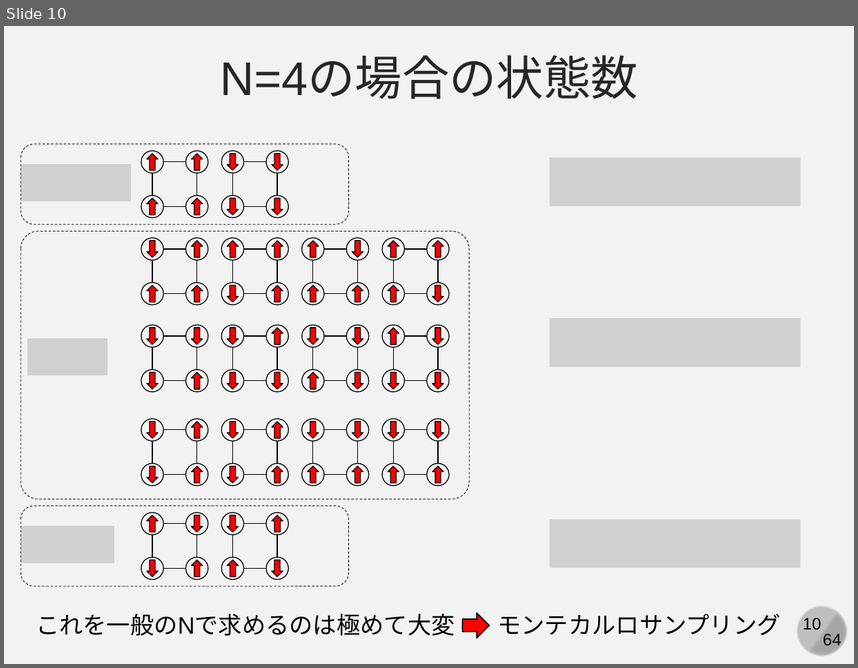
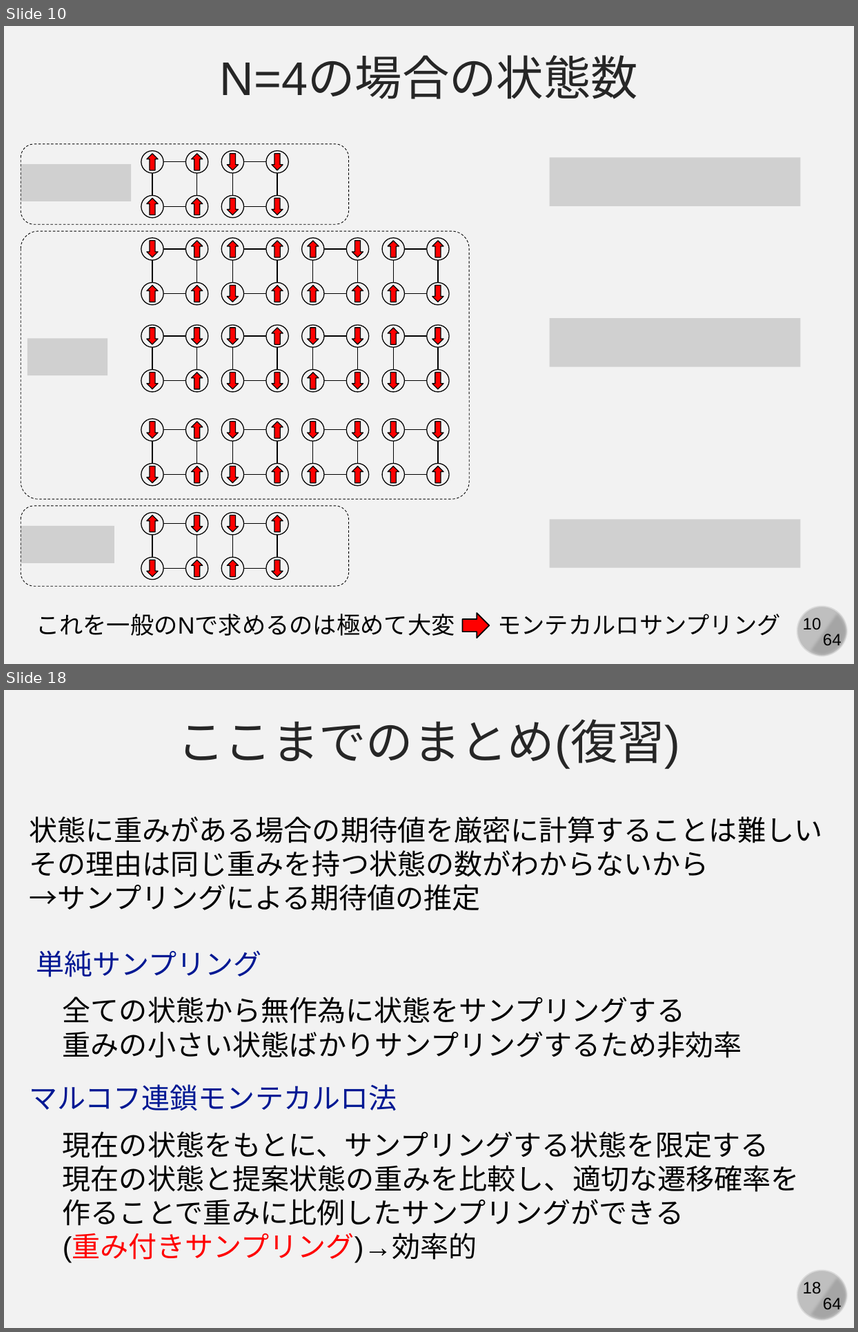
Before and after one commit to kaityo256/simulation_engineering, a slide deck: 04_mc_advanced/simulation04.pptx. Shown one above the other, each under a label of ours: slide 10 before the commit, slides 10 and 18 after it; the slides between them are not shown. The pictures are 858x668 and 858x1332 pixels, drawn with LibreOffice and Linux fonts; fonts in the diff are those of the drawing; grey boxes stand for pictures. Boxes give left, top, right and bottom in pixels: in the first picture for what was removed or moved away, otherwise in the second. Text is boxed around its words. In the diff, an @@ line names an element or a change of style, - is before the commit and + after.

```diff
--- a/04_mc_advanced/simulation04.pptx
+++ b/04_mc_advanced/simulation04.pptx
@@ slide 18 added at bbox=[4, 690, 854, 1328], background #F2F2F2; not listed: 4 template elements that a slide beside it also shows @@
@@ text added at bbox=[177, 719, 680, 769], 40 pt, text #262626 @@
+ここまでのまとめ(復習)
@@ text added at bbox=[29, 816, 822, 911], 24 pt, text #000000 @@
+状態に重みがある場合の期待値を厳密に計算することは難しい
+その理由は同じ重みを持つ状態の数がわからないから
+→サンプリングによる期待値の推定
@@ text added at bbox=[36, 950, 261, 977], 24 pt, text #011893 @@
+単純サンプリング
@@ text added at bbox=[63, 996, 742, 1058], 24 pt, text #000000 @@
+全ての状態から無作為に状態をサンプリングする
+重みの小さい状態ばかりサンプリングするため非効率
@@ text added at bbox=[29, 1084, 397, 1110], 24 pt, text #011893 @@
+マルコフ連鎖モンテカルロ法
@@ text added at bbox=[63, 1131, 800, 1263], 24 pt, text #000000 @@
+現在の状態をもとに、サンプリングする状態を限定する
+現在の状態と提案状態の重みを比較し、適切な遷移確率を作ることで重みに比例したサンプリングができる
+(重み付きサンプリング)→効率的
```
Also in this commit, not shown: 1 slide changed, 14 other slides added.
